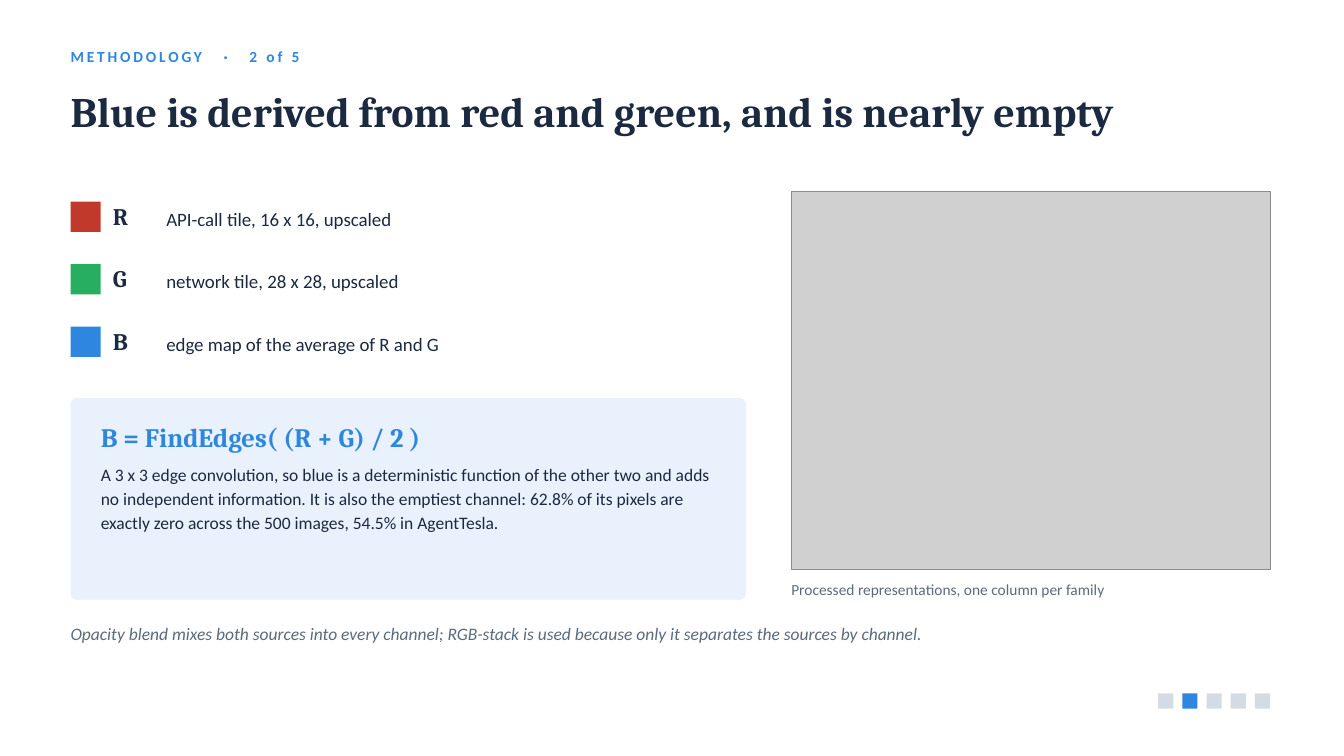
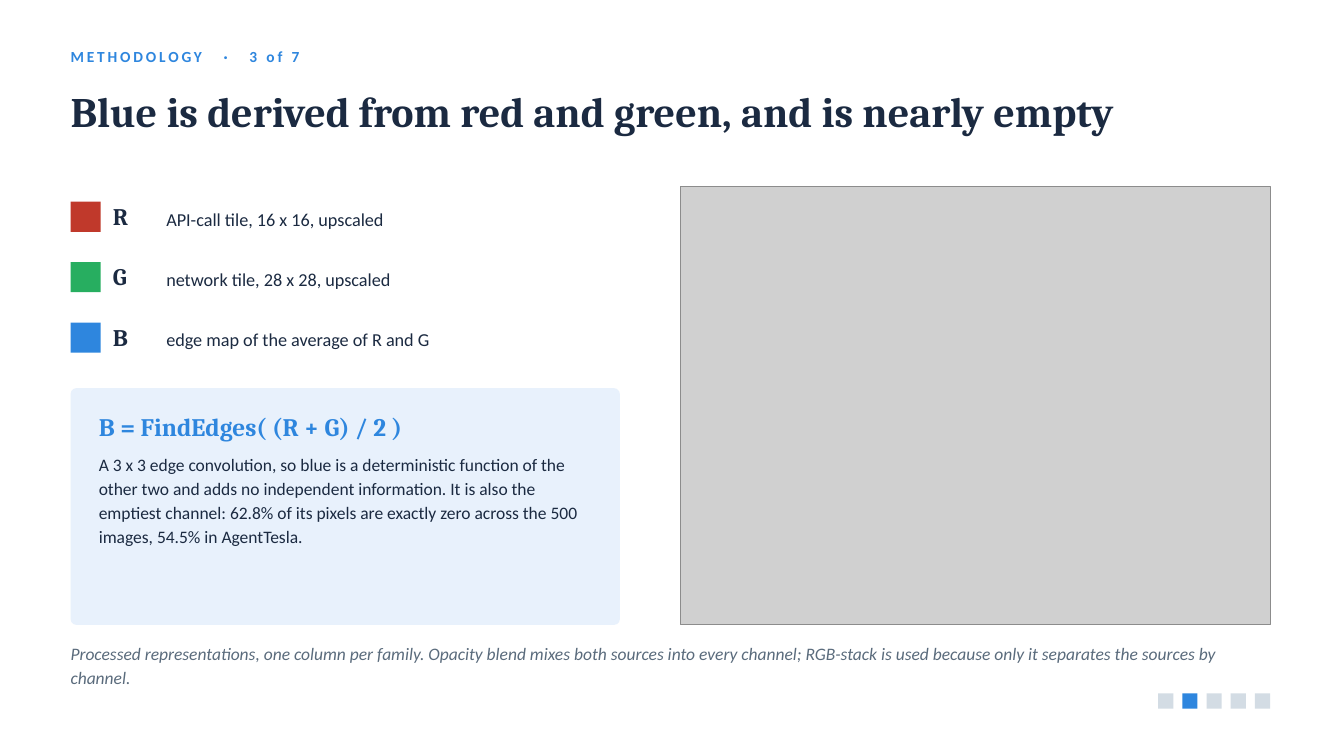
Before and after one commit to jabirmbrok/fl_backdoor_infostealer, a slide deck: slide 7 of slides/iwbis_channel_aware_backdoor.pptx (slide 6 before the commit). Drawn at 1344x756 pixels with LibreOffice and Linux fonts; fonts in the diff are those of the drawing; grey boxes stand for pictures. Boxes give left, top, right and bottom in pixels: in the first picture for what was removed or moved away, otherwise in the second. Text is boxed around its words. In the diff, an @@ line names an element or a change of style, - is before the commit and + after.

```diff
--- a/slides/iwbis_channel_aware_backdoor.pptx
+++ b/slides/iwbis_channel_aware_backdoor.pptx
@@ text at (71, 51, 300, 62): text changed @@
-METHODOLOGY · 2 of 5
+METHODOLOGY · 3 of 7
@@ picture: place and size @@
-picture at (791, 192, 1270, 570)
+picture at (681, 187, 1270, 625)
@@ rectangle: place and size @@
-rectangle at (71, 327, 101, 357)
+rectangle at (71, 323, 101, 353)
@@ text "B": place and size @@
-text "B" at (113, 334, 128, 350)
+text "B" at (113, 330, 128, 346)
@@ size 13.5 to 13 pt in 3 elements at (166, 213, 383, 229), (166, 273, 390, 289), (166, 333, 429, 349) @@
@@ rounded rectangle: place and size @@
-rounded rectangle at (71, 398, 746, 600)
+rounded rectangle at (71, 388, 620, 625)
@@ rounded rectangle at (71, 388, 620, 625): proportions changed @@
@@ text "B = FindEdges( (R + ...": place and size @@
-text "B = FindEdges( (R + ..." at (101, 428, 403, 453)
+text "B = FindEdges( (R + ..." at (99, 418, 386, 442)
@@ text "B = FindEdges( (R + ..." at (99, 418, 386, 442): size 19 to 18 pt @@
@@ text "A 3 x 3 edge ..." rewrapped from (101, 469, 710, 532) to (99, 459, 578, 546) @@
@@ text removed at (791, 584, 1104, 598) @@
-Processed representations, one column per family
@@ text at (71, 648, 1216, 684): text changed @@
-Opacity blend mixes both sources into every channel; RGB-stack is used because only it separates the sources by channel.
+Processed representations, one column per family. Opacity blend mixes both sources into every channel; RGB-stack is used because only it separates the sources by channel.
```
Also in this commit, not shown: 8 other slides changed, 2 slides added, 6 other files.
